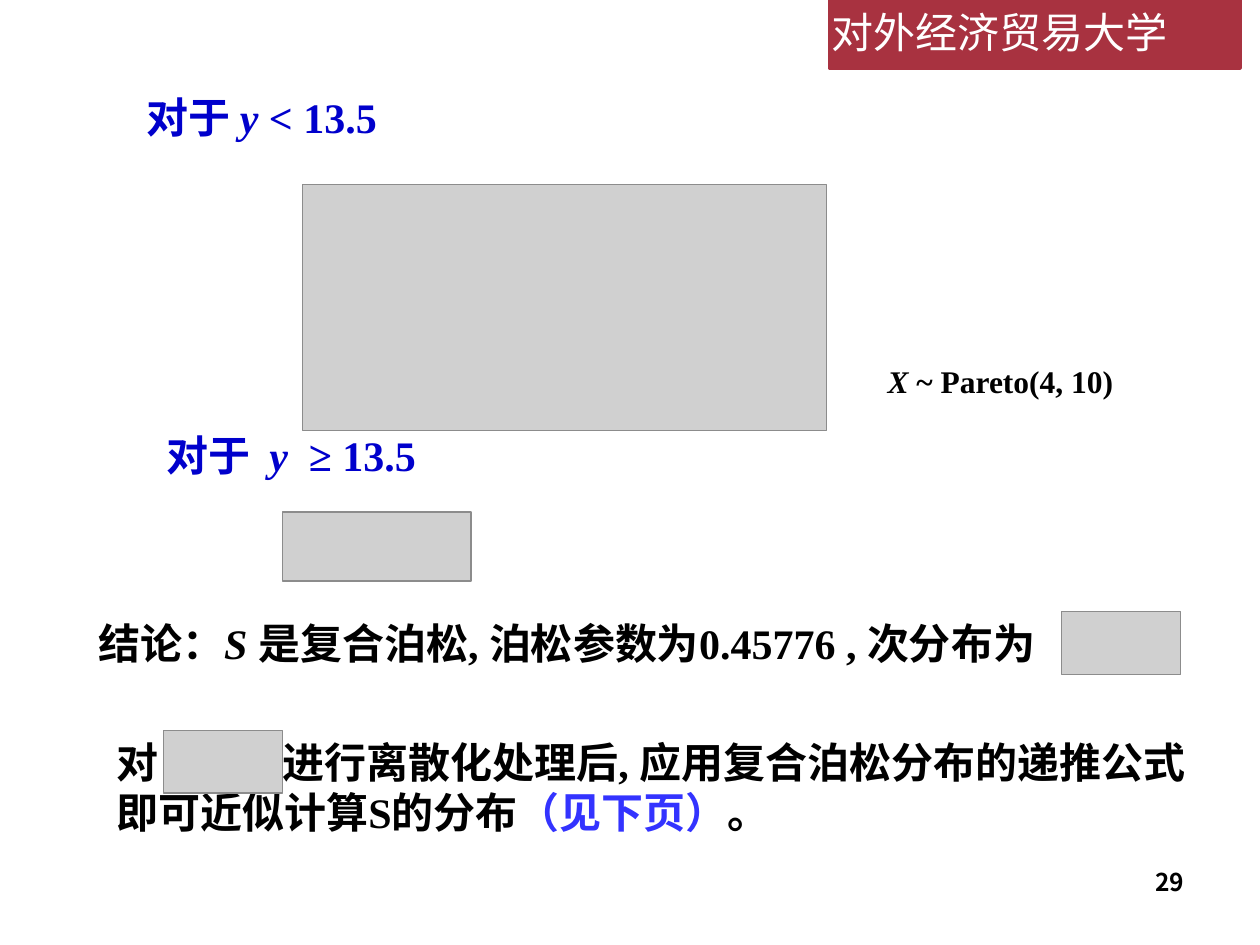
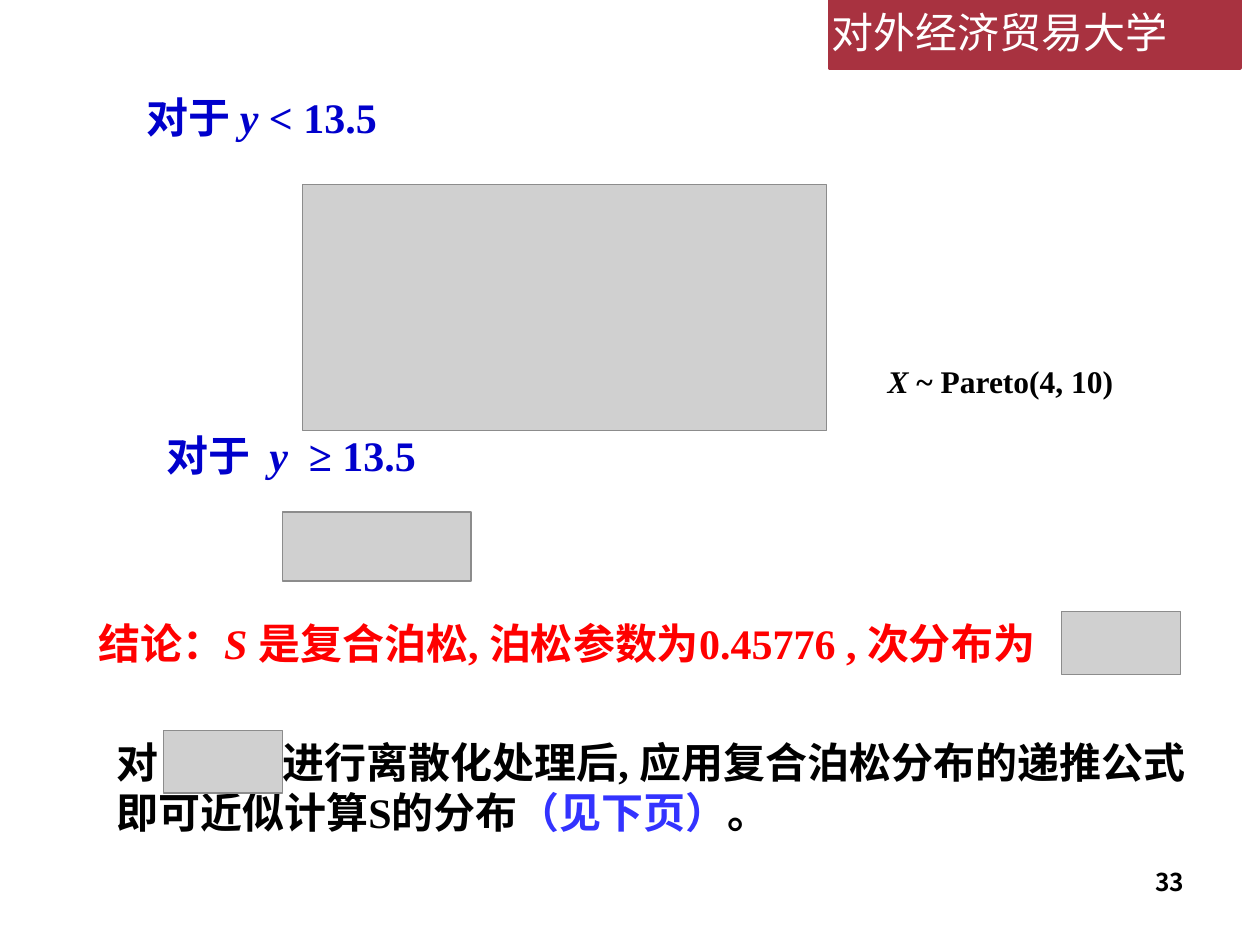
Before and after one commit to lizhengxiao/Non-life-Insurance-Actuarial-Science, a slide deck: slide 33 of Lectures/Week 6 - 累积损失模型.pptx (slide 29 before the commit). Drawn at 1260x945 pixels with LibreOffice and Linux fonts; fonts in the diff are those of the drawing; grey boxes stand for pictures; background and template pictures are left out. Boxes give left, top, right and bottom in pixels: in the first picture for what was removed or moved away, otherwise in the second. Text is boxed around its words. In the diff, an @@ line names an element or a change of style, - is before the commit and + after.

```diff
--- a/Lectures/Week 6 - 累积损失模型.pptx
+++ b/Lectures/Week 6 - 累积损失模型.pptx
@@ text "结论：S 是复合泊松, 泊松参数为0.45776 , 次分布为" at box(98, 623, 1035, 666): text colour #000000 to #FF0000 @@
@@ page number at box(1155, 872, 1184, 892): text changed @@
-29
+33
```
Also in this commit, not shown: 11 other slides changed, 10 slides added, 2 slides removed, 1 other file.
